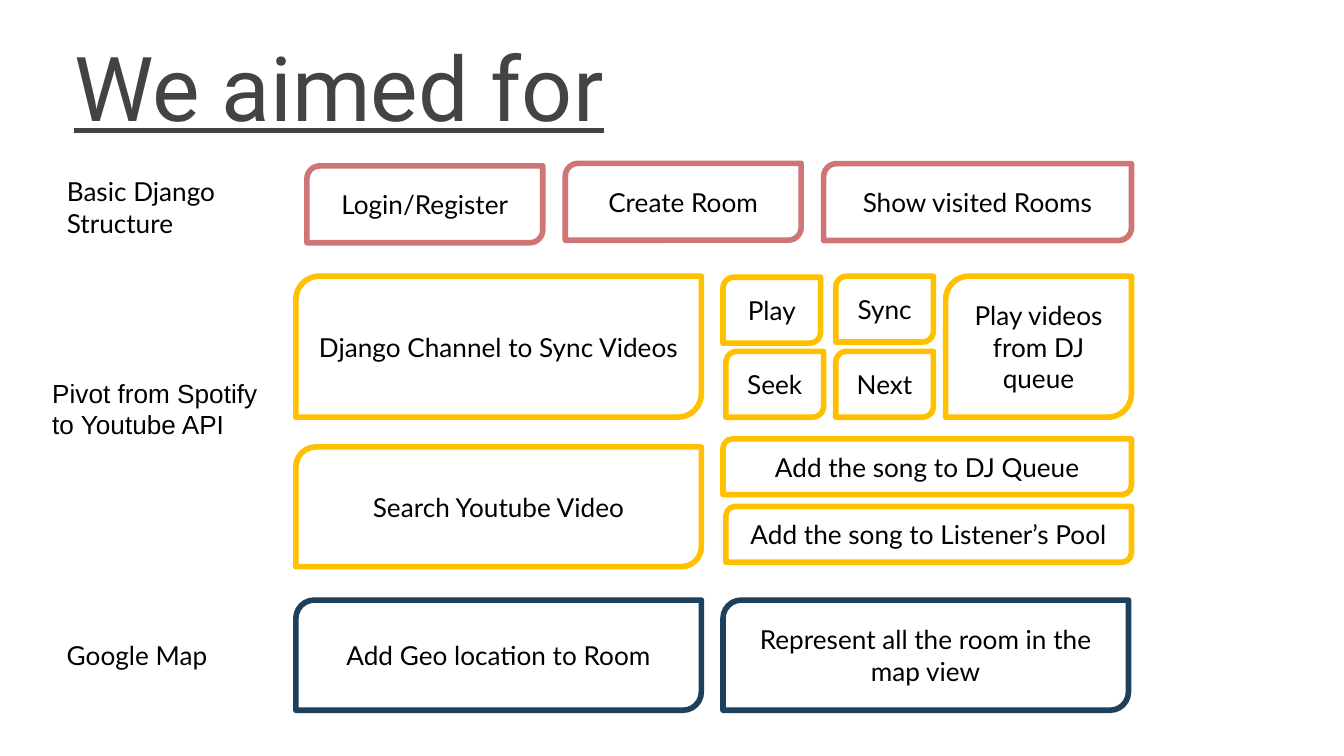
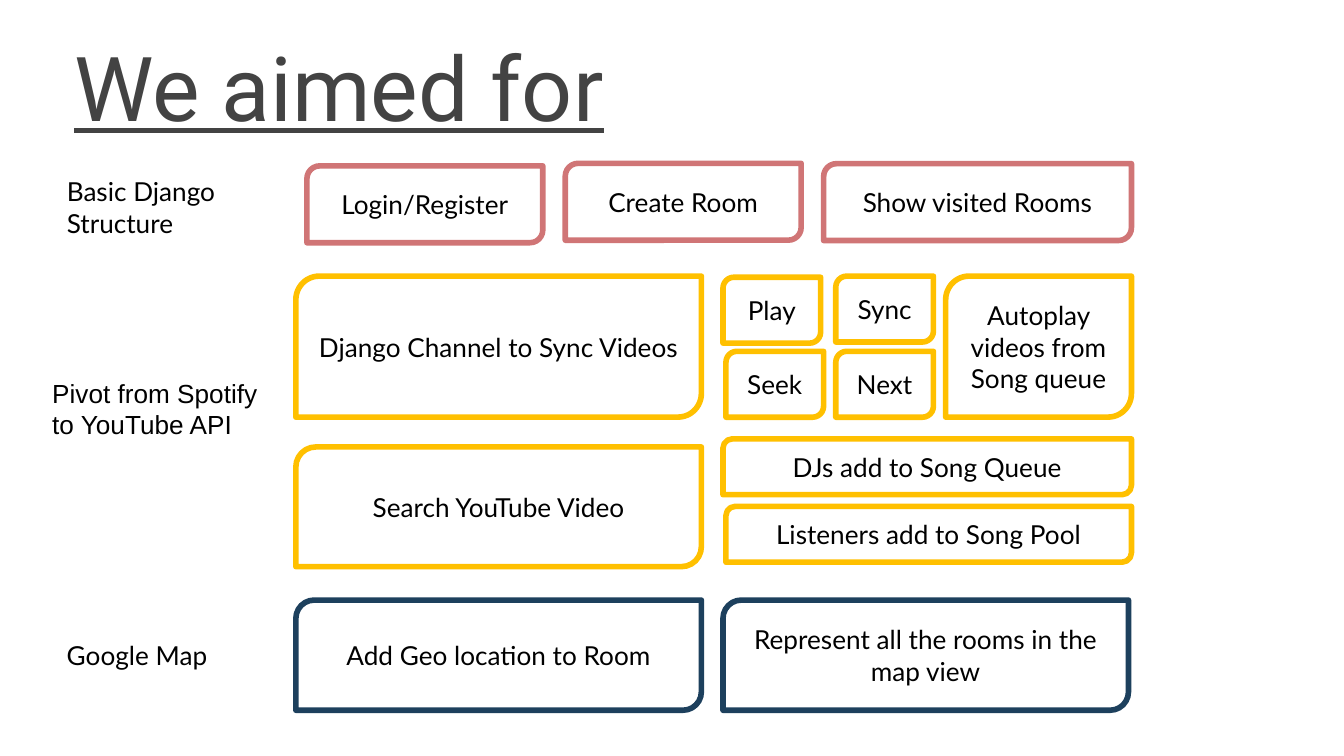
Before and after one commit to nkjack/17437-hot-pot-music-share, a slide deck: slide 5 of sprint-presentations/1119_WebApp_presentation.pptx. Drawn at 1344x756 pixels with LibreOffice and Linux fonts; fonts in the diff are those of the drawing; background and template pictures are left out. Boxes give left, top, right and bottom in pixels: in the first picture for what was removed or moved away, otherwise in the second. Text is boxed around its words. In the diff, an @@ line names an element or a change of style, - is before the commit and + after.

Commit message:
Minor rewording and typo corrections :)

```diff
--- a/sprint-presentations/1119_WebApp_presentation.pptx
+++ b/sprint-presentations/1119_WebApp_presentation.pptx
@@ text in round diag rect at <box>971,305,1106,393</box>: text changed @@
-Play videos from DJ queue
+Autoplay videos from Song queue
@@ text at <box>52,384,257,435</box>: text changed @@
-Pivot from Spotify to Youtube API
+Pivot from Spotify to YouTube API
@@ text in round diag rect at <box>793,457,1062,481</box>: text changed @@
-Add the song to DJ Queue
+DJs add to Song Queue
@@ text in round diag rect at <box>373,497,624,518</box>: text changed @@
-Search Youtube Video
+Search YouTube Video
@@ text in round diag rect at <box>776,524,1081,549</box>: text changed @@
-Add the song to Listener’s Pool
+Listeners add to Song Pool
@@ text in round diag rect at <box>754,629,1097,685</box>: text changed @@
-Represent all the room in the map view
+Represent all the rooms in the map view
```
Also in this commit, not shown: 7 other slides changed.
